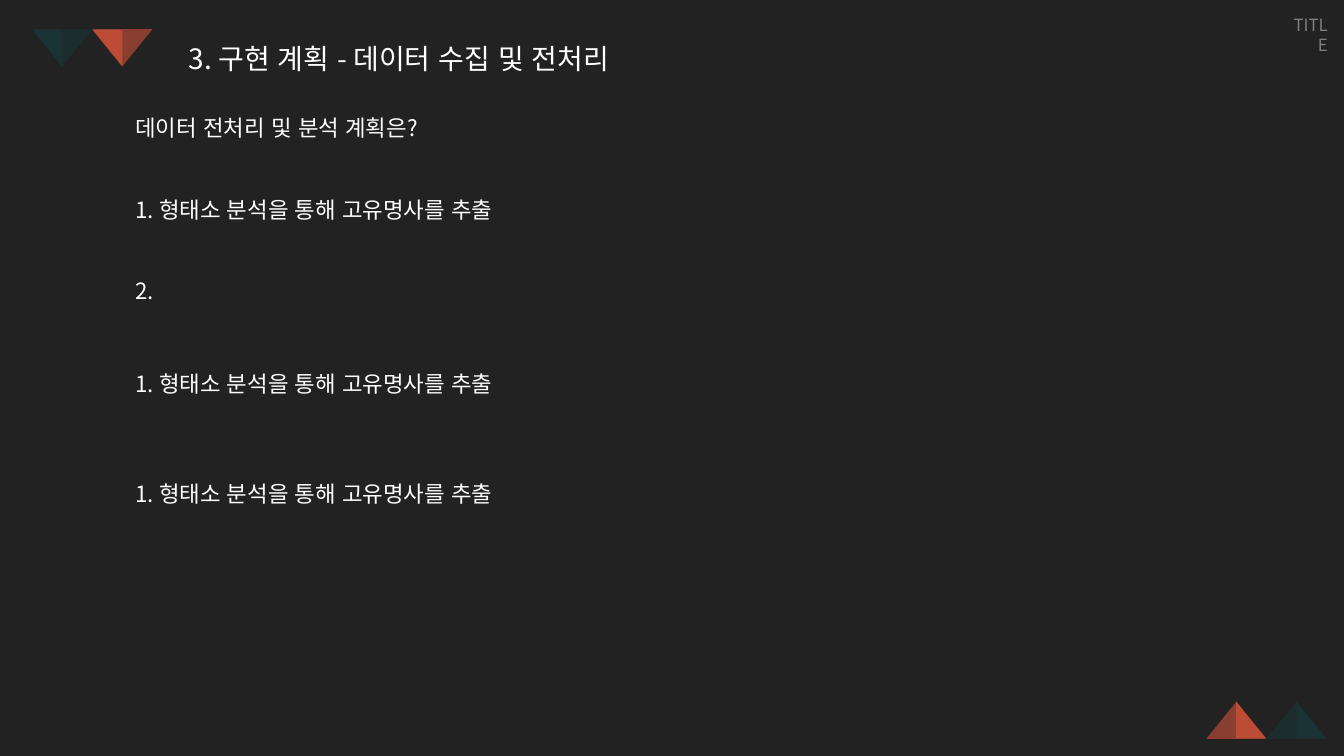
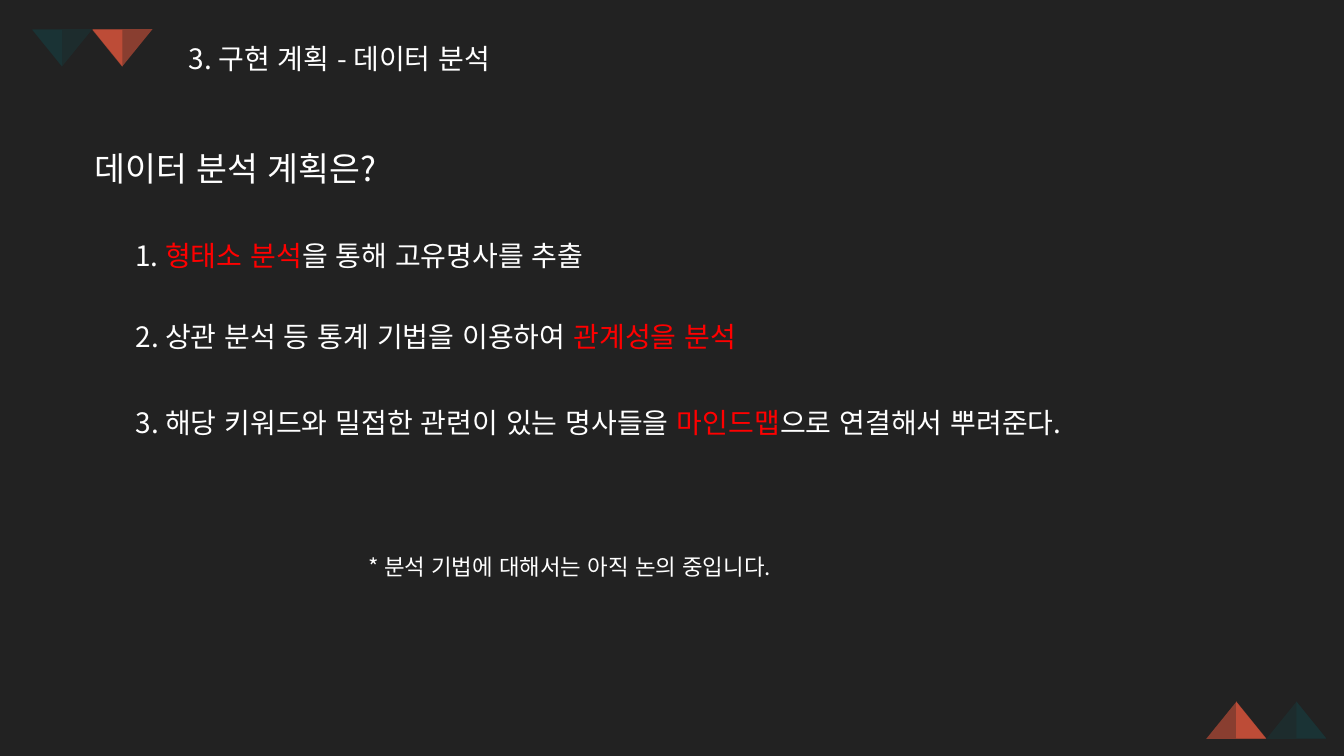
Before and after one commit to Q3333/Ask_and_Wiki, a slide deck: slide 16 of PPT 디자인/191121_새템플릿.pptx (slide 13 before the commit). Drawn at 1344x756 pixels with LibreOffice and Linux fonts; fonts in the diff are those of the drawing. Boxes give left, top, right and bottom in pixels: in the first picture for what was removed or moved away, otherwise in the second. Text is boxed around its words. In the diff, an @@ line names an element or a change of style, - is before the commit and + after.

```diff
--- a/PPT 디자인/191121_새템플릿.pptx
+++ b/PPT 디자인/191121_새템플릿.pptx
@@ text removed at (1278, 10, 1338, 40) @@
-TITLE
@@ text at (189, 45, 491, 72): text changed @@
-3. 구현 계획 - 데이터 수집 및 전처리
+3. 구현 계획 - 데이터 분석
@@ text at (94, 153, 377, 184): text changed; size 16 to 24 pt @@
-데이터 전처리 및 분석 계획은?
+데이터 분석 계획은?
@@ text "1. 형태소 분석을 통해 고유명사를 ...": place and size @@
-text "1. 형태소 분석을 통해 고유명사를 ..." at (135, 199, 492, 220)
+text "1. 형태소 분석을 통해 고유명사를 ..." at (135, 242, 584, 269)
@@ text "1. 형태소 분석을 통해 고유명사를 ..." at (135, 242, 584, 269): size 16 to 20 pt; text colour #FFFFFF to #FF0000 in "형태소 분석을" @@
@@ text at (135, 324, 737, 350): text changed; size 16 to 20 pt @@
-2.
+2. 상관 분석 등 통계 기법을 이용하여 관계성을 분석
@@ text at (135, 410, 1062, 436): text changed; size 16 to 20 pt @@
-1. 형태소 분석을 통해 고유명사를 추출
+3. 해당 키워드와 밀접한 관련이 있는 명사들을 마인드맵으로 연결해서 뿌려준다.
@@ text at (384, 556, 771, 577): text changed @@
-1. 형태소 분석을 통해 고유명사를 추출
+* 분석 기법에 대해서는 아직 논의 중입니다.
```
Also in this commit, not shown: 10 other slides changed, 5 slides added, 6 other files.
